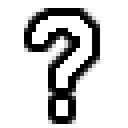
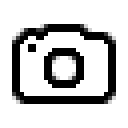
Two versions of the same layered image (128 × 128). Layer-by-layer changes:
added layer "Camera" above "Question" over bbox(20, 32, 108, 96)
hid "Question" over bbox(32, 16, 92, 116)
